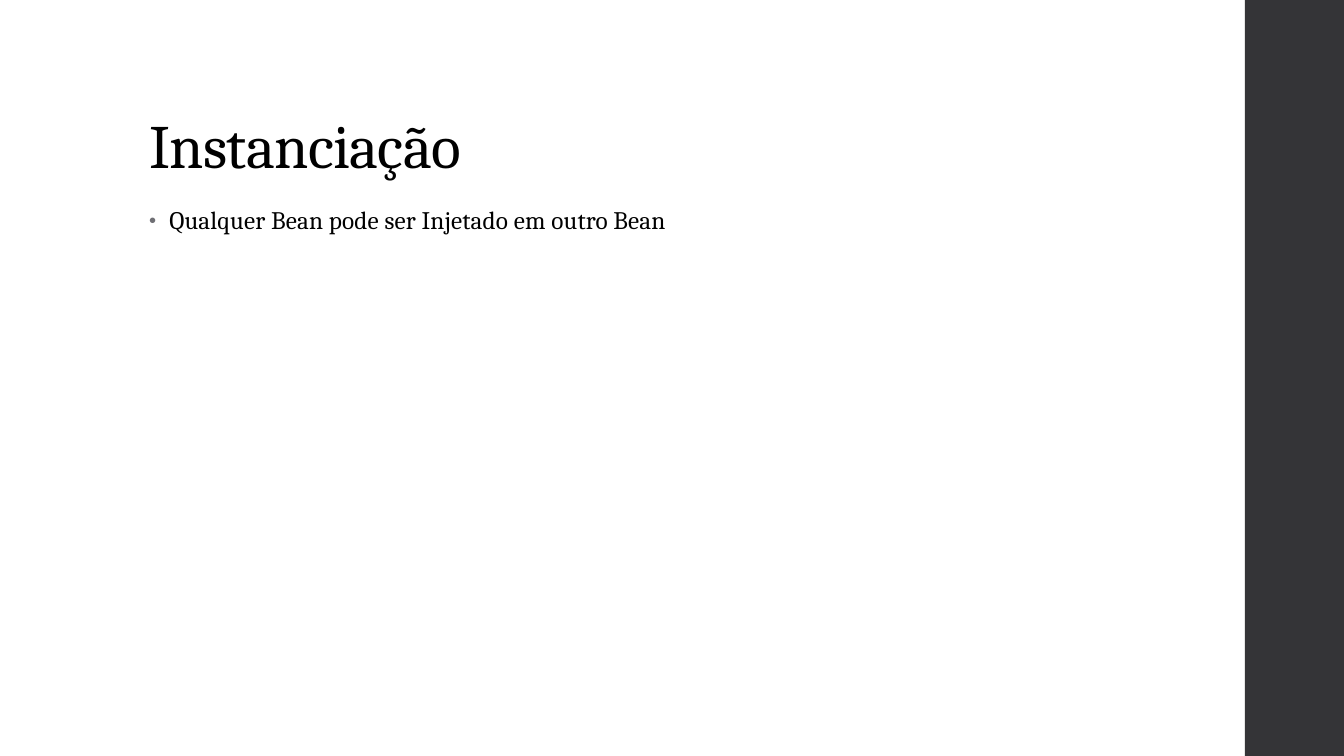
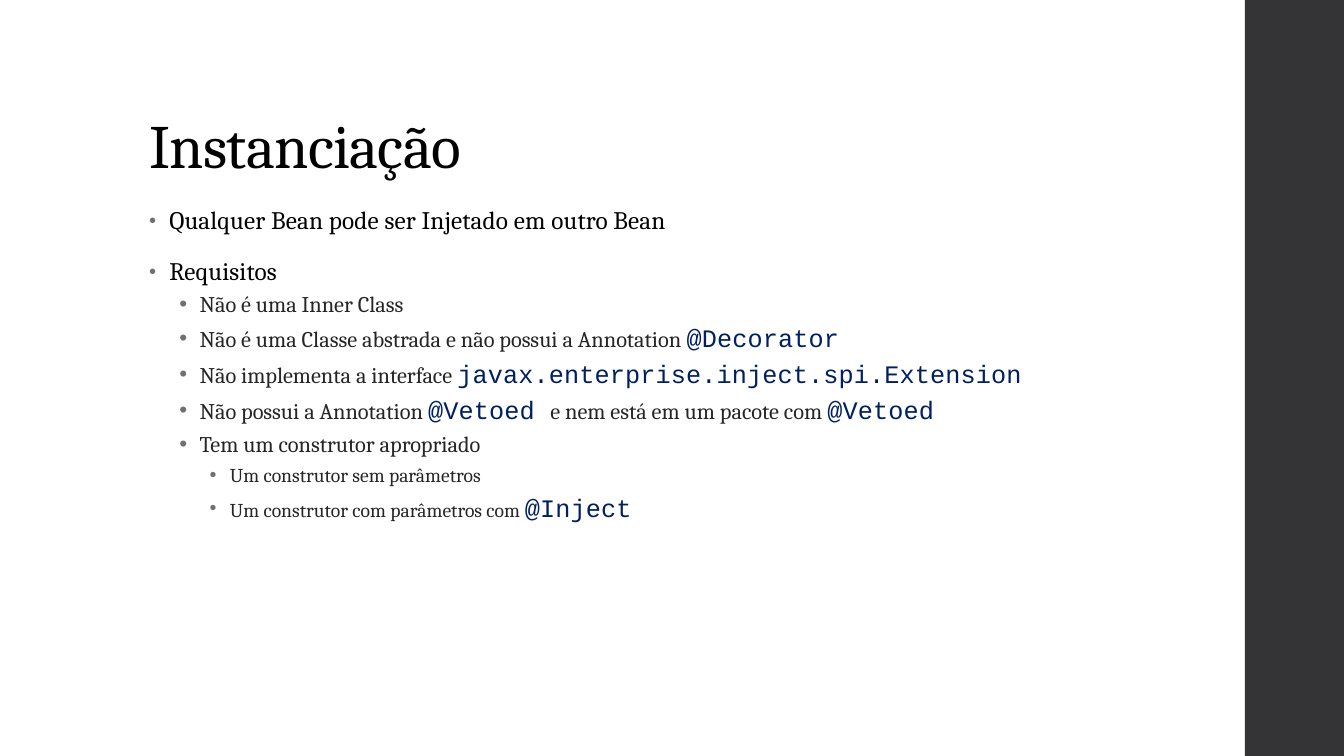
Before and after one commit to vepo/cdi-tutorial, a slide deck: slide 14 of resource/Java CDI.pptx (slide 13 before the commit). Drawn at 1344x756 pixels with LibreOffice and Linux fonts; fonts in the diff are those of the drawing. Boxes give left, top, right and bottom in pixels: in the first picture for what was removed or moved away, otherwise in the second. Text is boxed around its words. In the diff, an @@ line names an element or a change of style, - is before the commit and + after.

```diff
--- a/resource/Java CDI.pptx
+++ b/resource/Java CDI.pptx
@@ text at bbox=[169, 263, 1021, 523]: paragraphs added @@
+• Requisitos
+  • Não é uma Inner Class
+  • Não é uma Classe abstrada e não possui a Annotation @Decorator
+  • Não implementa a interface javax.enterprise.inject.spi.Extension
+  • Não possui a Annotation @Vetoed e nem está em um pacote com @Vetoed
+  • Tem um construtor apropriado
+    • Um construtor sem parâmetros
+    • Um construtor com parâmetros com @Inject
```
Also in this commit, not shown: 5 other slides changed, 1 slide added, 31 other files.
